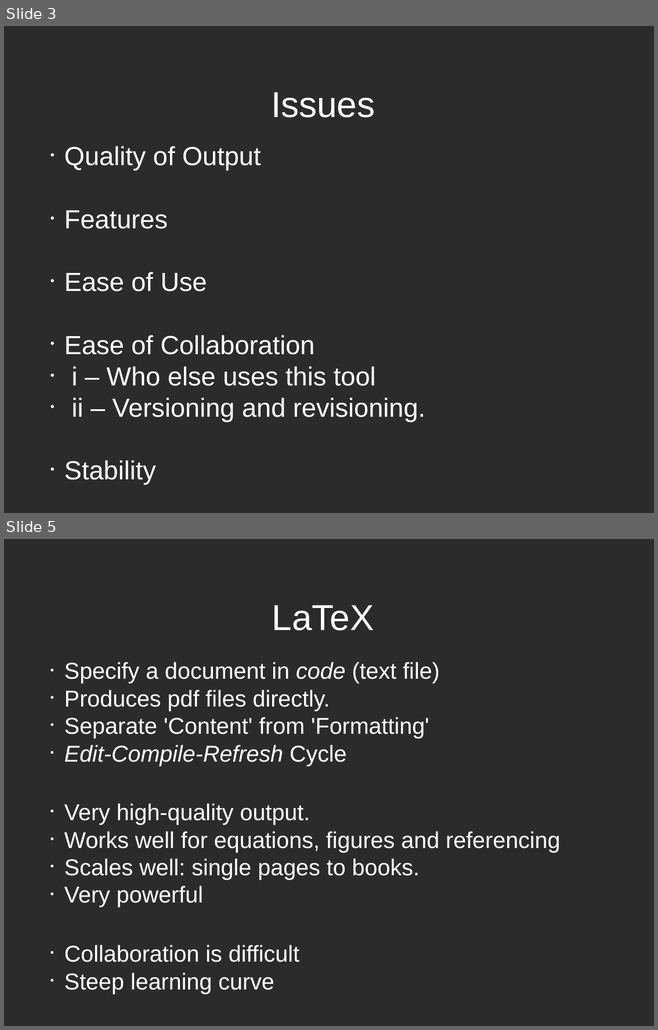
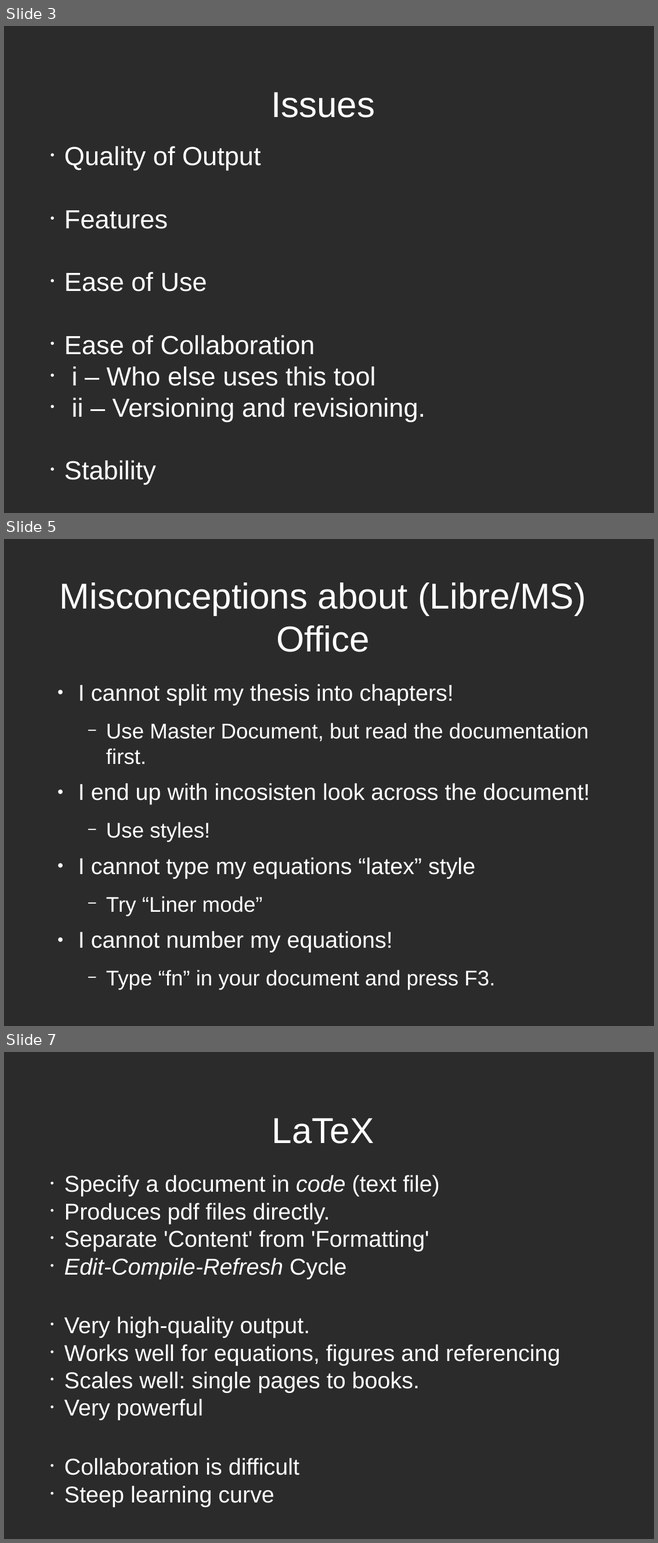
Before and after one commit to mikehulluk/IntroductionToResearchComputing, a slide deck: Wk7/PreparingReports.odp. Shown one above the other, each under a label of ours: slides 3 and 5 before the commit, slides 3, 5 and 7 after it; the slides between them are not shown. The pictures are 658x1030 and 658x1543 pixels, drawn with LibreOffice and Linux fonts; fonts in the diff are those of the drawing; background and template pictures are left out; a plain dark background stands for a picture behind light text. Boxes give left, top, right and bottom in pixels: in the first picture for what was removed or moved away, otherwise in the second. Text is boxed around its words. In the diff, an @@ line names an element or a change of style, - is before the commit and + after.

Commit message:
added three slides about office suites

```diff
--- a/Wk7/PreparingReports.odp
+++ b/Wk7/PreparingReports.odp
@@ slide 5 added at <box>4,539,654,1026</box>, background picture (left out) @@
@@ title added at <box>60,583,586,652</box>, 44 pt, text #FFFFFF @@
+Misconceptions about (Libre/MS) Office
@@ text added at <box>78,684,589,990</box>, 28 pt, text #FFFFFF @@
+● I cannot split my thesis into chapters!
+  − Use Master Document, but read the documentation first.
+● I end up with incosisten look across the document!
+  − Use styles!
+● I cannot type my equations “latex” style
+  − Try “Liner mode”
+● I cannot number my equations!
+  − Type “fn” in your document and press F3.
@@ what was slide 5 is now slide 7 @@
```
Also in this commit, not shown: 1 slide changed, 1 other slide added.
